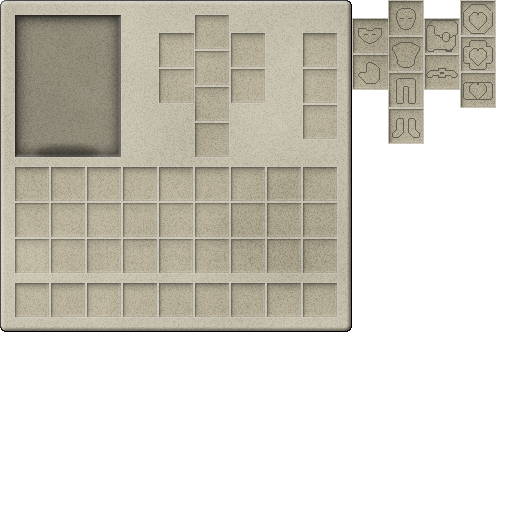
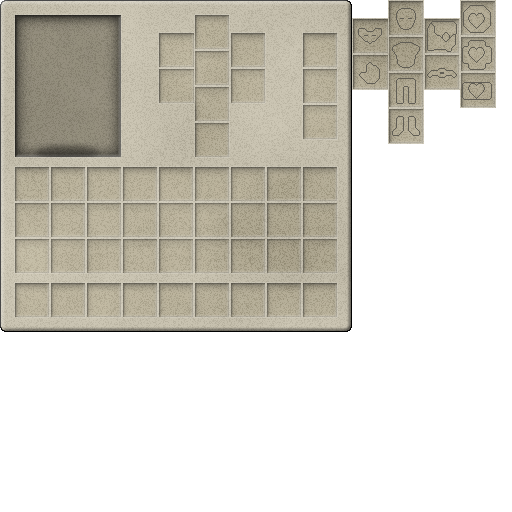
Revision of a layered 512 x 512 image; what changed, layer by layer:
painted on "Item Overlays" over [358, 4, 493, 138]
